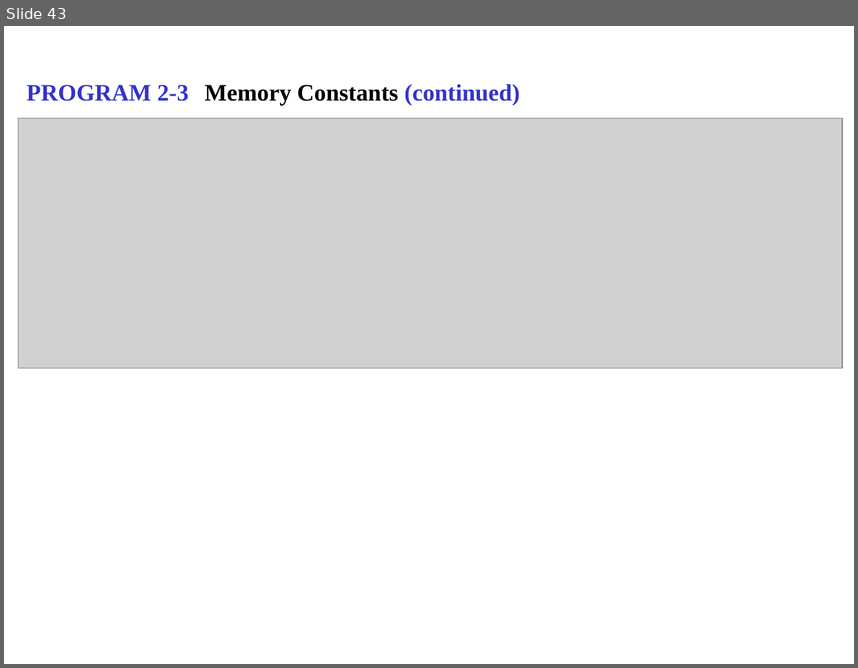
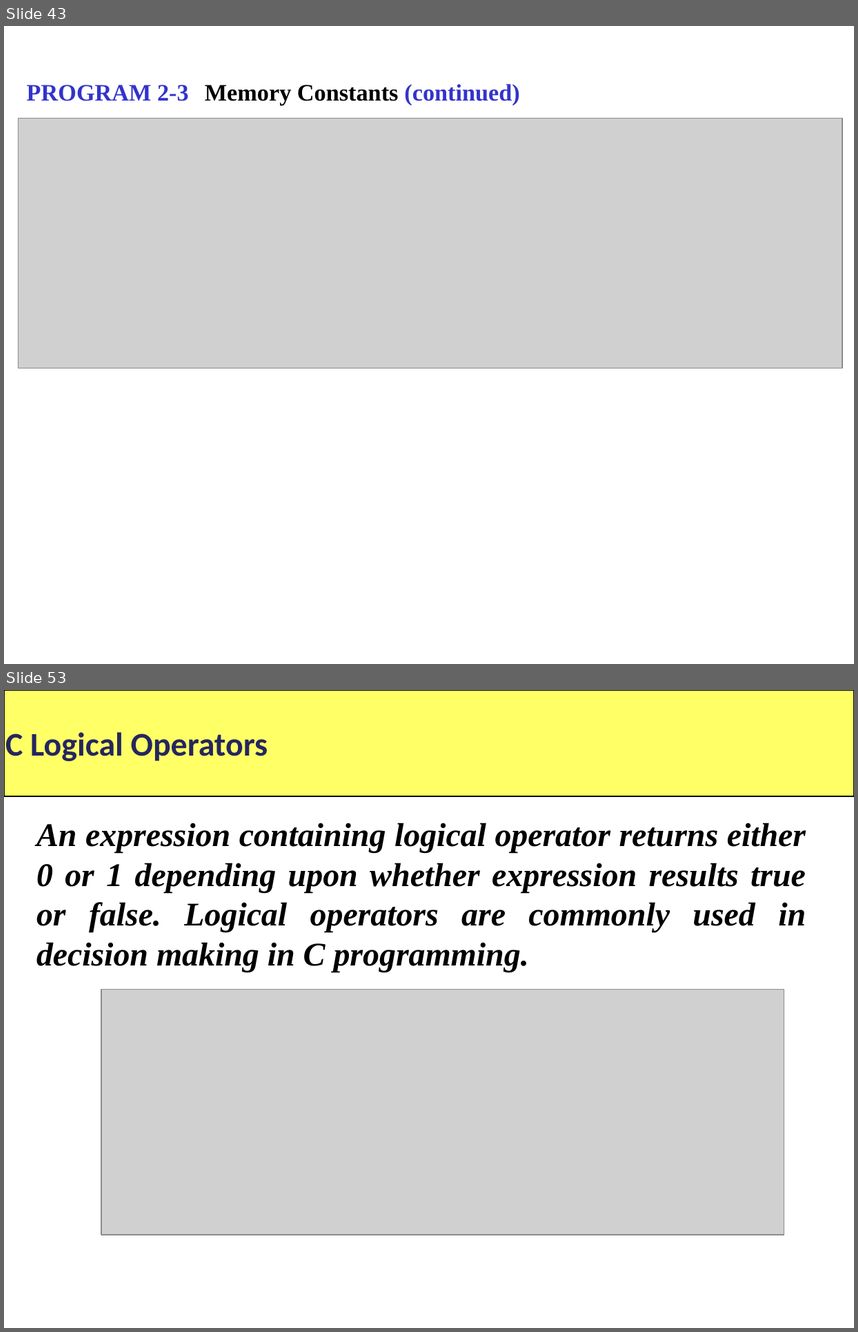
Before and after one commit to mentormaya/notes, a slide deck: assets/Computer_Science/Class_11/C Programming.ppt. Shown one above the other, each under a label of ours: slide 43 before the commit, slides 43 and 53 after it; the slides between them are not shown. The pictures are 858x668 and 858x1332 pixels, drawn with LibreOffice and Linux fonts; fonts in the diff are those of the drawing; grey boxes stand for pictures. Boxes give left, top, right and bottom in pixels: in the first picture for what was removed or moved away, otherwise in the second. Text is boxed around its words. In the diff, an @@ line names an element or a change of style, - is before the commit and + after.

```diff
--- a/assets/Computer_Science/Class_11/C Programming.ppt
+++ b/assets/Computer_Science/Class_11/C Programming.ppt
@@ slide 53 added at (4,690,854,1328), background #FFFFFF @@
@@ rectangle added at (4,690,854,796), fill #FFFF66, outline #000000 0.74 pt @@
@@ text added at (5,732,268,761), 28 pt, text #25265E, bold @@
+C Logical Operators
@@ text added at (36,822,806,972), 28 pt, text #000000, bold, italic @@
+An expression containing logical operator returns either 0 or 1 depending upon whether expression results true or false. Logical operators are commonly used in decision making in C programming.
@@ picture added at (102,989,784,1234) @@
```
Also in this commit, not shown: 10 other slides added.
